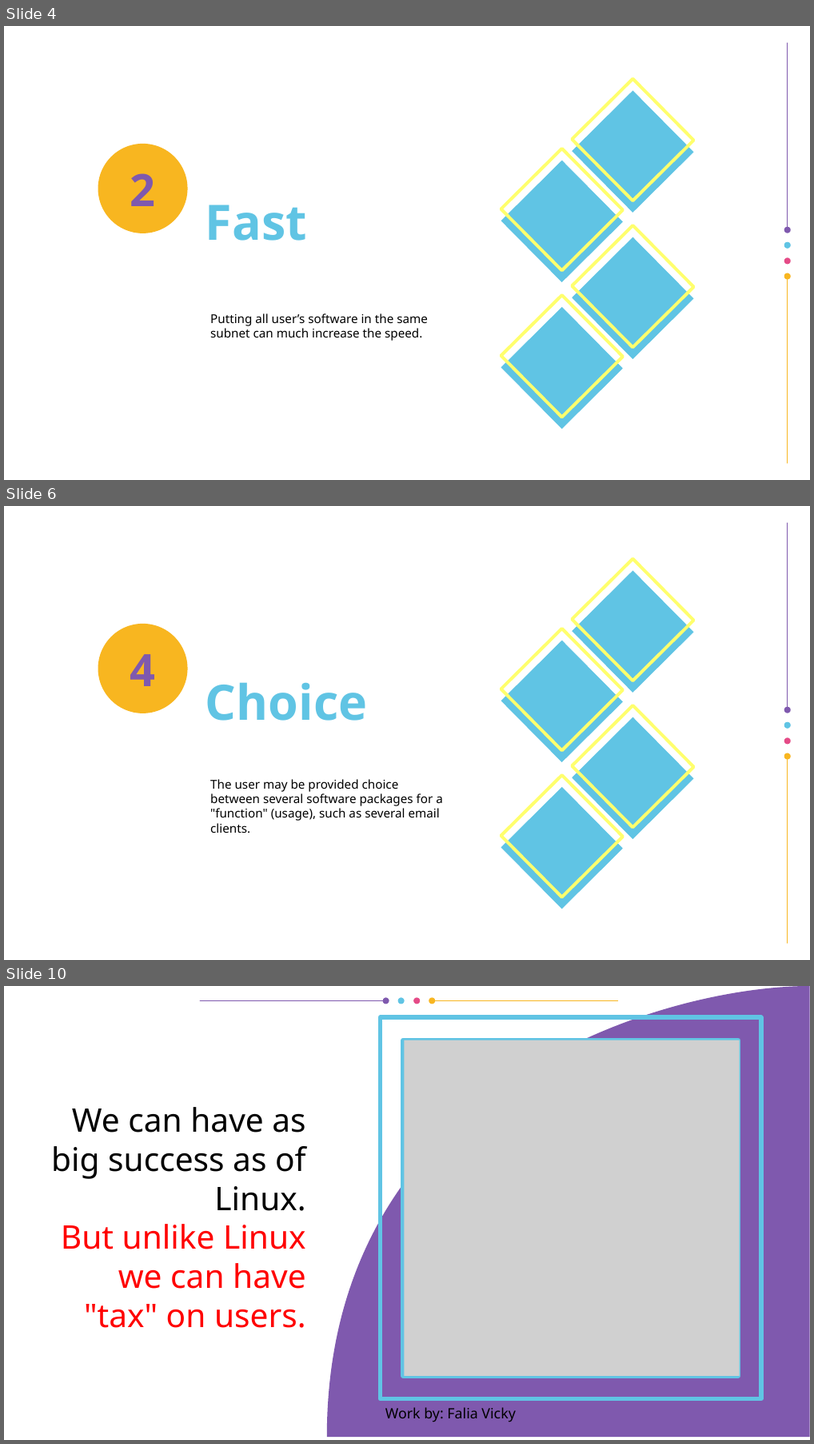
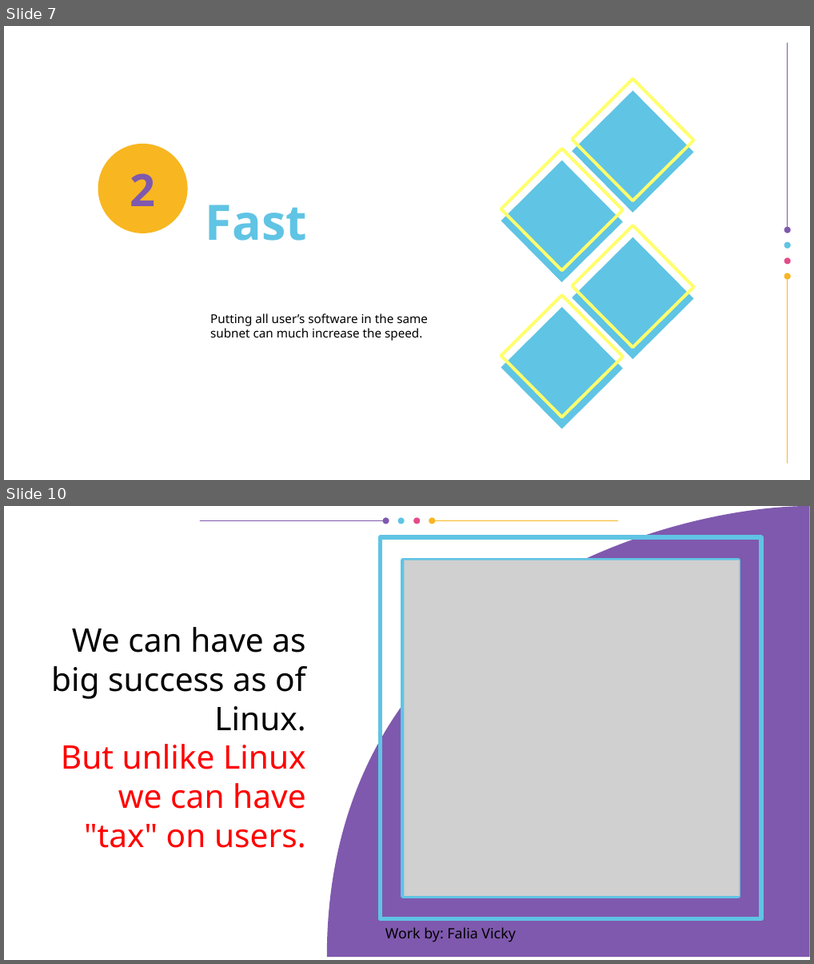
Before and after one commit to vporton/icp-package-manager, a slide deck: docs/presentation.odp. Shown one above the other, each under a label of ours: slides 4, 6 and 10 before the commit, slides 7 and 10 after it; the slides between them are not shown. The pictures are 814x1444 and 814x964 pixels, drawn with LibreOffice and Linux fonts; fonts in the diff are those of the drawing; grey boxes stand for pictures; background and template pictures are left out. Boxes give left, top, right and bottom in pixels: in the first picture for what was removed or moved away, otherwise in the second. Text is boxed around its words. In the diff, an @@ line names an element or a change of style, - is before the commit and + after.

```diff
--- a/docs/presentation.odp
+++ b/docs/presentation.odp
@@ slide 6 removed at (4, 506, 810, 960), background #FFFFFF; not listed: 14 template elements that a slide beside it also shows @@
@@ freeform shape removed at (98, 624, 189, 714) @@
-4
@@ title removed at (206, 682, 368, 720) @@
-Choice
@@ title removed at (210, 779, 443, 832) @@
-The user may be provided choice between several software packages for a "function" (usage), such as several email clients.
@@ what was slide 4 is now slide 7 @@
```
Also in this commit, not shown: 4 slides changed, 5 slides added, 4 other slides removed.
